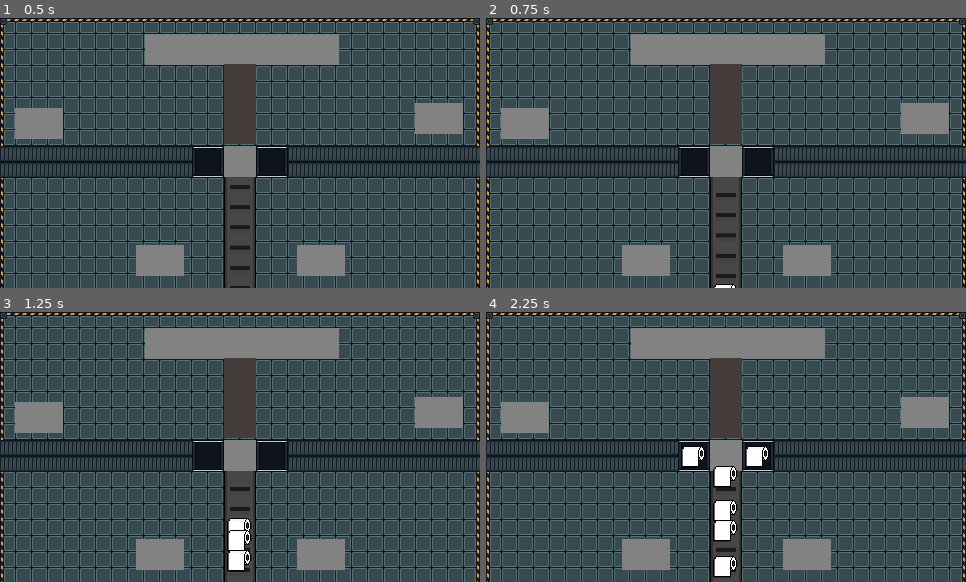
Above: before the commit, frames 1-4 (two rows, left to right).
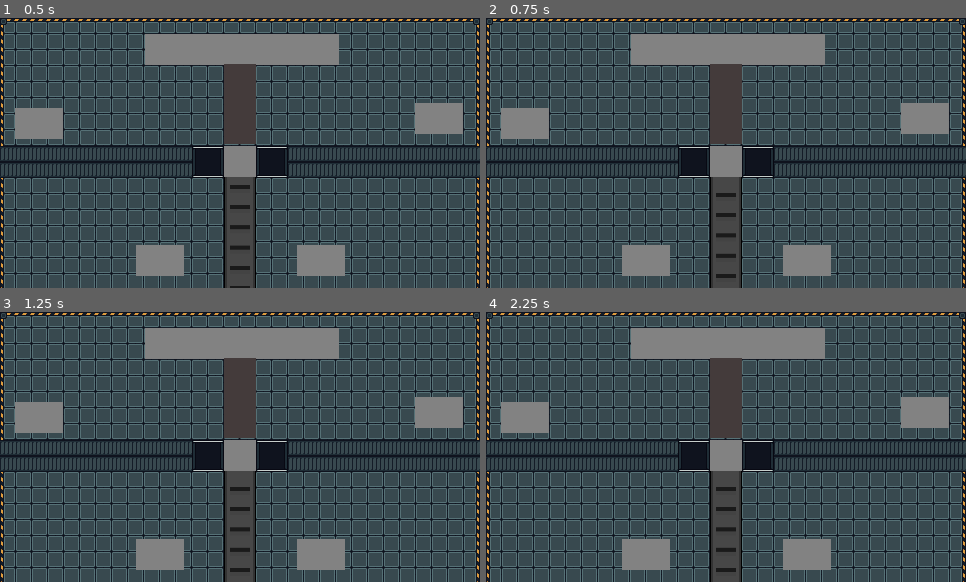
Above: after the commit, the same moments.

Repository: victordev018/Recycling-Mat
Game: Godot game, scene res://Scenes/MainLevel.tscn
Two runs of this game, one before a commit and one after it. Both use one fixed random seed, a clock stepped at 60 frames per second and the inputs below.
Inputs:
- Up to frame 1 (0.5 s): no input
- Up to frame 2 (0.75 s): tap Enter (ui_accept) at 0.5, 0.6 s; hold Right (ui_right) from 0.53 s (still down)
- Up to frame 3 (1.25 s): keep holding Right (ui_right); tap Enter (ui_accept) at 0.77, 1.07 s
- Up to frame 4 (2.25 s): release Right (ui_right) at 1.28 s; hold Left (ui_left) 1.28-2.03 s; tap Enter (ui_accept) at 1.35, 1.52, 1.82, 2.1 s; hold Right (ui_right) from 2.03 s (still down)

Frame 1 is identical in both runs. In frame 2, less than 0.1% of the frame differs, in the area x 47-53%, y 98-100%; in frame 3, 0.9%; in frame 4, 2.1%, in the area x 40-59%, y 49-99%.

Commit message:
feat: manipulação de propriedades de resíduos

Diff:
--- a/Autoload/Global.gd
+++ b/Autoload/Global.gd
@@ -2,6 +2,10 @@
 
 ## Referência ao levelNode:
 var levelNode = null;
+## variavel que controla se pode ou não instanciar um residuo
+var instanciateResidue: bool;
+## referencia ao residuo
+var residuo = null;
 
 func _ready():
 	OS.window_size = Vector2(960, 540)
--- a/Scenes/Residue.tscn
+++ b/Scenes/Residue.tscn
@@ -1,7 +1,6 @@
-[gd_scene load_steps=4 format=2]
+[gd_scene load_steps=3 format=2]
 
 [ext_resource path="res://Scripts/Residue.gd" type="Script" id=1]
-[ext_resource path="res://Assets-Residuos/Não Reciclaveis/Papel Higiênico.png" type="Texture" id=2]
 
 [sub_resource type="RectangleShape2D" id=1]
 extents = Vector2( 16, 16 )
@@ -11,7 +10,6 @@
 
 [node name="Sprite" type="Sprite" parent="."]
 scale = Vector2( 0.055, 0.055 )
-texture = ExtResource( 2 )
 
 [node name="CollisionShape" type="CollisionShape2D" parent="."]
 shape = SubResource( 1 )
--- a/Scripts/Game.gd
+++ b/Scripts/Game.gd
@@ -17,7 +17,11 @@
 		_residue.global_position = Vector2(get_viewport().size.x - 32, get_viewport().size.y + 0);
 
 
+func _ready():
+	Global.instanciateResidue = true;
+
 func _process(delta):
 	# instanciar residuos ao apertar tecla teste
-	if Input.is_action_just_pressed("ui_accept"):
+	if Input.is_action_just_pressed("ui_accept") and Global.instanciateResidue:
 		createResidue();
+		Global.instanciateResidue = false;
--- a/Scripts/Residue.gd
+++ b/Scripts/Residue.gd
@@ -1,6 +1,8 @@
 extends Area2D
 
 var residueId : String = "";
+onready var residueTexture = get_node("Sprite");
+
 ## variável que controla o poder se movimentar do resíduo
 var moveResudue:bool = false;
 ## variável que permite que o residuo vá até a bandeja
@@ -13,6 +15,7 @@
 var direction;
 
 func _ready():
+	Global.residuo = self;
 	moveResidueToTray = true;
 
 func _process(delta):
@@ -64,3 +67,4 @@
 ## quando o tempo do resíduo acabar
 func _on_Timer_timeout():
 	queue_free();
+	Global.instanciateResidue = true;
